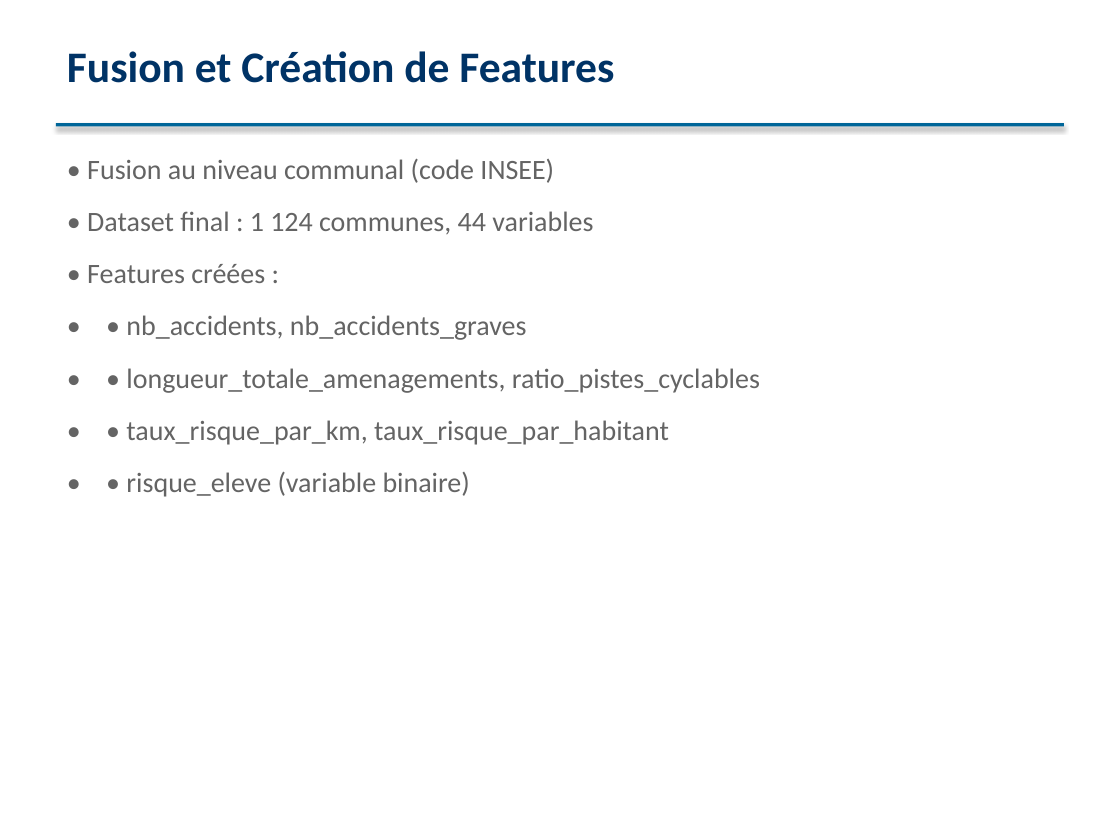
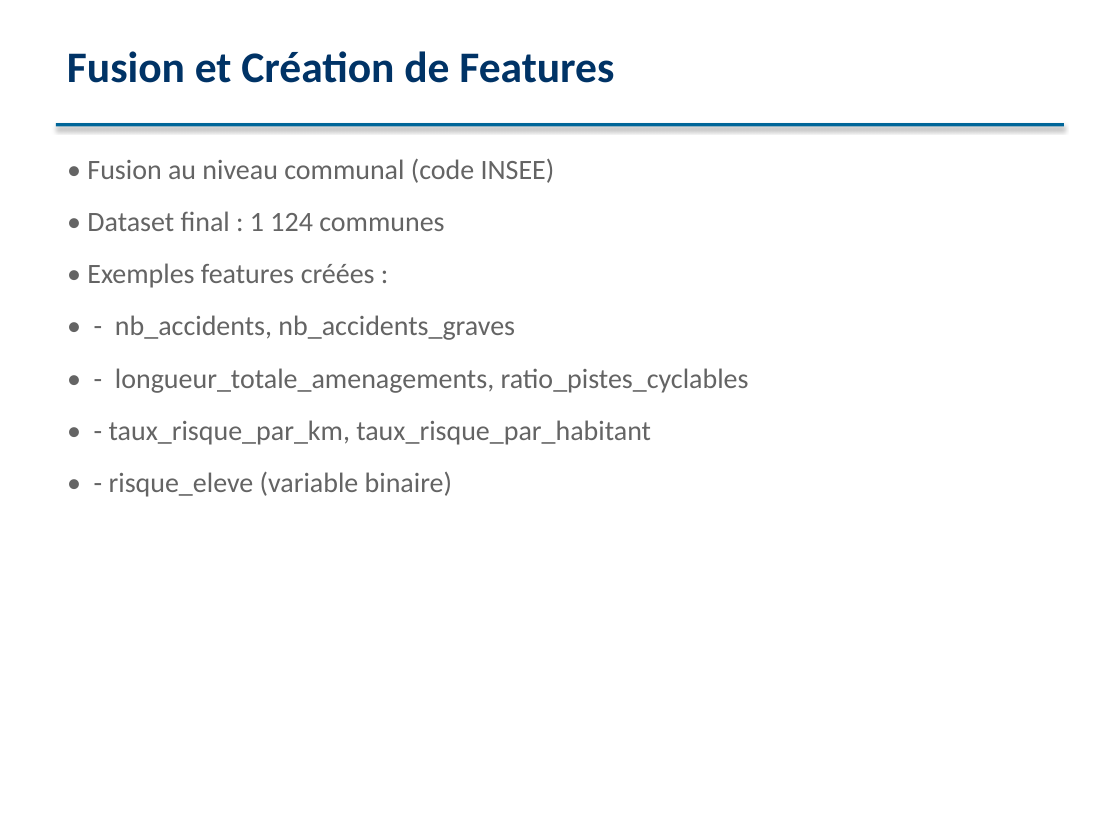
Before and after one commit to Jeremonstor/Projet_sda_top, a slide deck: slide 5 of presentation/presentation_sda.pptx. Drawn at 1120x840 pixels with LibreOffice and Linux fonts; fonts in the diff are those of the drawing. Boxes give left, top, right and bottom in pixels: in the first picture for what was removed or moved away, otherwise in the second. Text is boxed around its words. In the diff, an @@ line names an element or a change of style, - is before the commit and + after.

```diff
--- a/presentation/presentation_sda.pptx
+++ b/presentation/presentation_sda.pptx
@@ text at (87, 211, 749, 497): text changed @@
-• Dataset final : 1 124 communes, 44 variables
-• Features créées :
-• • nb_accidents, nb_accidents_graves
-• • longueur_totale_amenagements, ratio_pistes_cyclables
-• • taux_risque_par_km, taux_risque_par_habitant
-• • risque_eleve (variable binaire)
+• Dataset final : 1 124 communes
+• Exemples features créées :
+• - nb_accidents, nb_accidents_graves
+• - longueur_totale_amenagements, ratio_pistes_cyclables
+• - taux_risque_par_km, taux_risque_par_habitant
+• - risque_eleve (variable binaire)
```
Also in this commit, not shown: 11 other slides changed, 4 slides added, 6 other files.
